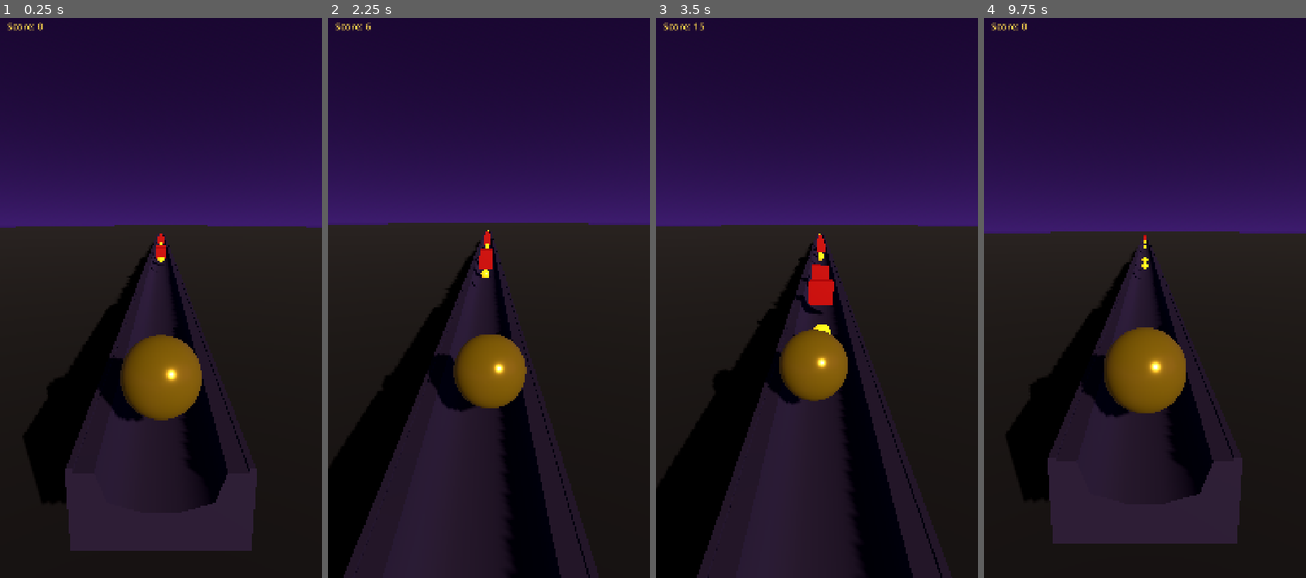
Above: before the commit, frames 1-4 (left to right).
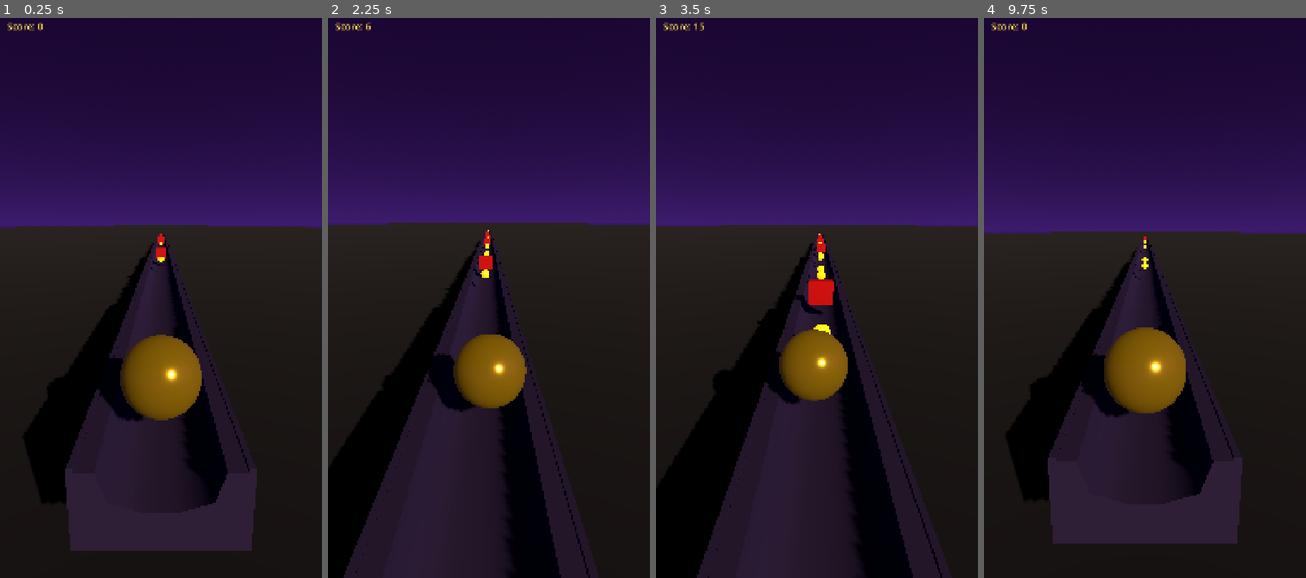
Above: after the commit, the same moments.

Repository: Ebrahassad/marble-rush
Game: Godot game, scene res://scenes/Main.tscn
Same seed, same stepped clock (60 frames per second), same inputs: the game is played once before the commit and once after it.
Inputs (mouse positions are in pixels of both pictures, inside the frame that each line leads up to):
- Up to frame 1 (0.25 s): no input
- Up to frame 2 (2.25 s): move the mouse to (559, 264) at 0.52 s; click (559, 264) at 0.67 s; drag from (424, 320) to (472, 404) at 1.27 s; move the mouse to (521, 163) at 2.02 s; click (521, 163) at 2.17 s
- Up to frame 3 (3.5 s): drag from (800, 404) to (720, 208) at 2.77 s
- Up to frame 4 (9.75 s): move the mouse to (1241, 376) at 3.52 s; click (1241, 376) at 3.67 s; click "Restart" at 4.25 s; drag from (1048, 208) to (1096, 146) at 5.02 s; move the mouse to (1161, 292) at 5.77 s; click (1161, 292) at 5.92 s; drag from (1096, 146) to (1080, 320) at 6.52 s; move the mouse to (1215, 264) at 7.27 s; click (1215, 264) at 7.42 s; drag from (1080, 320) to (1128, 404) at 8.02 s; move the mouse to (1177, 163) at 8.77 s; click (1177, 163) at 8.92 s; click "Restart" at 9.5 s

The runs differ from the first frame. In frame 1, less than 0.1% of the frame differs, in the area x 47-52%, y 40-43%; in frame 2, less than 0.1%; in frame 3, 0.2%, in the area x 44-54%, y 40-48%; in frame 4, less than 0.1%.

Commit message:
Enforce minimum obstacle spacing and add instant tap-to-slam after jump

Diff:
--- a/scripts/ball_controller.gd
+++ b/scripts/ball_controller.gd
@@ -5,6 +5,7 @@
 @export var steer_force: float = 18.0
 @export var jump_impulse: float = 6.0
 @export var fast_fall_force: float = 25.0
+@export var slam_impulse: float = 4.0
 @export var lane_limit: float = 0.55
 @export var fall_death_y: float = -5.0
 
@@ -64,6 +65,9 @@
 			touch_start_x = event.position.x
 			touch_start_y = event.position.y
 			is_dragging = true
+			if not is_grounded:
+				fast_falling = true
+				apply_central_impulse(Vector3(0, -slam_impulse * mass, 0))
 		else:
 			is_dragging = false
 			fast_falling = false
--- a/scripts/track_manager.gd
+++ b/scripts/track_manager.gd
@@ -5,12 +5,14 @@
 @export var coin_scene: PackedScene = preload("res://scenes/Coin.tscn")
 @export var piece_length: float = 2.19
 @export var pieces_ahead: int = 50
+@export var min_pieces_between_obstacles: int = 5
 @export var ball_path: NodePath
 
 var ball: Node3D
 var active_pieces: Array[Node3D] = []
 var next_z: float = 0.0
 var piece_count: int = 0
+var pieces_since_obstacle: int = 999
 var rng := RandomNumberGenerator.new()
 
 func _ready() -> void:
@@ -39,12 +41,15 @@
 	active_pieces.append(piece)
 
 	piece_count += 1
+	pieces_since_obstacle += 1
+
 	if piece_count > 6:
 		var roll: float = rng.randf()
-		if roll < 0.12:
+		if roll < 0.12 and pieces_since_obstacle >= min_pieces_between_obstacles:
 			var obstacle: Node3D = obstacle_scene.instantiate()
 			add_child(obstacle)
 			obstacle.global_position = Vector3(0, 1.55, next_z)
+			pieces_since_obstacle = 0
 		elif roll < 0.32:
 			var coin: Node3D = coin_scene.instantiate()
 			add_child(coin)
